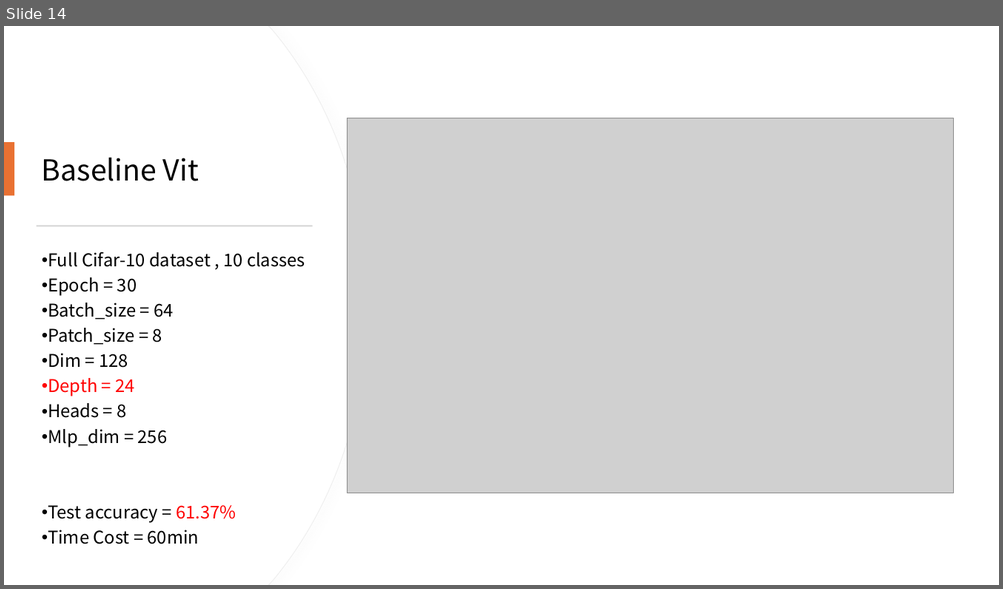
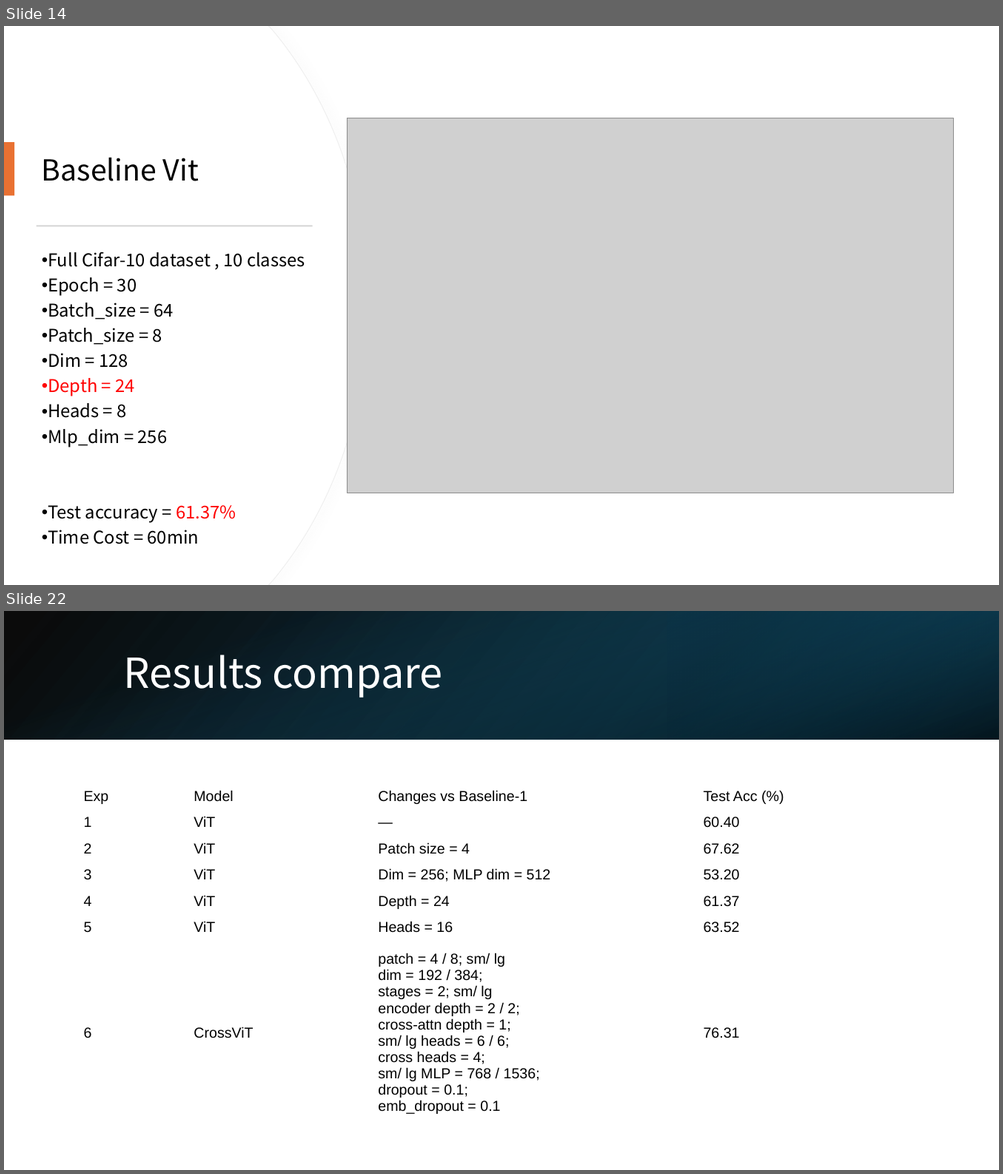
Before and after one commit to 410oldfish/Adv-CV, a slide deck: A1/Report/Vit.pptx. Shown one above the other, each under a label of ours: slide 14 before the commit, slides 14 and 22 after it; the slides between them are not shown. The pictures are 1003x589 and 1003x1174 pixels, drawn with LibreOffice and Linux fonts; fonts in the diff are those of the drawing; grey boxes stand for pictures. Boxes give left, top, right and bottom in pixels: in the first picture for what was removed or moved away, otherwise in the second. Text is boxed around its words. In the diff, an @@ line names an element or a change of style, - is before the commit and + after.

```diff
--- a/A1/Report/Vit.pptx
+++ b/A1/Report/Vit.pptx
@@ slide 22 added at (4,611,999,1170), background #FFFFFF @@
@@ rectangle added at (4,611,999,739), fill gradient #000000 to #104862 @@
@@ rectangle added at (4,612,998,740), fill gradient #156082 to #000000 @@
@@ rectangle added at (667,611,999,739), fill gradient #0B3041 to #156082 @@
@@ title added at (123,655,442,698), 40 pt, text #FFFFFF @@
+Results compare
@@ table added at (78,783,928,1126), 7 rows, 4 columns @@
+Exp | Model | Changes vs Baseline-1 | Test Acc (%)
+1 | ViT | — | 60.40
+2 | ViT | Patch size = 4 | 67.62
+3 | ViT | Dim = 256; MLP dim = 512 | 53.20
+4 | ViT | Depth = 24 | 61.37
+5 | ViT | Heads = 16 | 63.52
+6 | CrossViT | patch = 4 / 8; sm/ lg / dim = 192 / 384; / stages = 2; sm/ lg / encoder depth = 2 / 2; / cross-attn depth = 1; / sm/ lg heads = 6 / 6; / cross heads = 4; / sm/ lg MLP = 768 / 1536; / dropout = 0.1; / emb_dropout = 0.1 | 76.31
```
Also in this commit, not shown: 1 slide changed, 6 other slides added.
